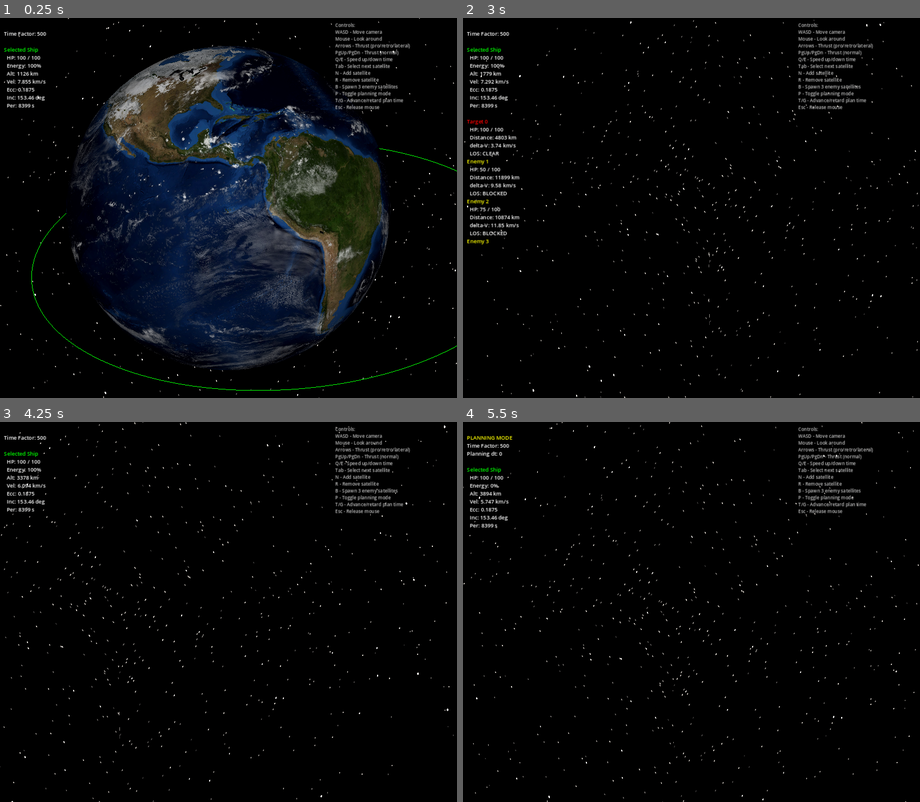
Above: before the commit, frames 1-4 (two rows, left to right).
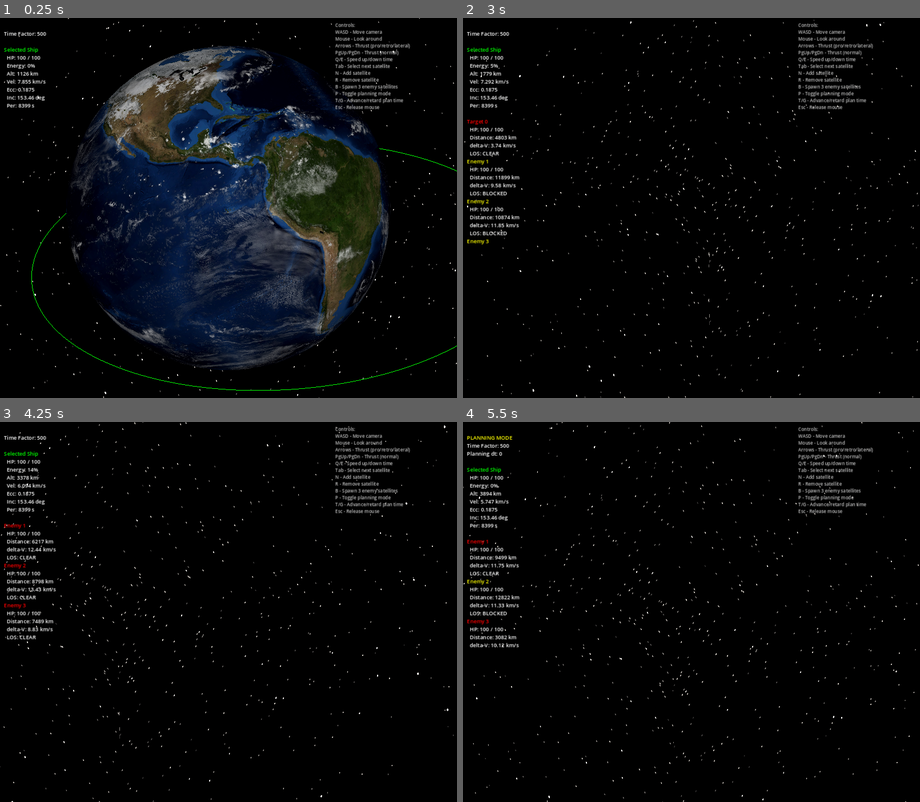
Above: after the commit, the same moments.

Repository: mellenburg/game
Game: Godot game, scene res://scenes/main.tscn
Same seed, same stepped clock (60 frames per second), same inputs: the game is played once before the commit and once after it.
Inputs (mouse positions are in pixels of both pictures, inside the frame that each line leads up to):
- Up to frame 1 (0.25 s): no input
- Up to frame 2 (3 s): tap Enter at 0.5 s; move the mouse to (714, 208) at 0.52 s; hold W (move_forward) from 0.53 s (still down); tap B (add_enemies) at 0.6 s; move the mouse to (668, 208) at 1.27 s; tap N (add_satellite) at 1.35 s; move the mouse to (700, 200) at 2.02 s; hold T (planning_advance) 2.03-2.78 s; move the mouse to (686, 215) at 2.77 s; tap G (planning_retard) at 2.85 s
- Up to frame 3 (4.25 s): keep holding W (move_forward); move the mouse to (260, 615) at 3.52 s; tap R (remove_satellite) at 3.6 s
- Up to frame 4 (5.5 s): keep holding W (move_forward); move the mouse to (654, 608) at 4.27 s; tap Tab (select_next) at 4.35 s; move the mouse to (696, 612) at 5.02 s; tap P (toggle_planning) at 5.1 s

The runs differ from the first frame. In frame 1, less than 0.1% of the frame differs, in the area x 6-9%, y 12-14%; in frame 2, less than 0.1%; in frame 3, 0.9%, in the area x 0-13%, y 12-58%; in frame 4, 0.9%.

Commit message:
Slower laser charge + 1800 sim-sec cooldown after firing
ENERGY_RATE_PER_SIM_SEC drops from 0.01 to 0.00007 (full charge in
~14_286 sim-seconds, ~28 real seconds at the default time_factor=500).
After firing, the weapon enters a 1800 sim-second cooldown that's
decremented in charge() by sim_delta — so time-factor scales the
cooldown the same way it scales every other in-sim duration.

Tests rewritten to reference ENERGY_RATE_PER_SIM_SEC instead of
hardcoded numbers, and the old "fire twice in series" path is
replaced with cooldown-blocks-followup and recovers-after-cooldown
cases that match the new gating.

Diff:
--- a/godot/scripts/weapons/laser_weapon.gd
+++ b/godot/scripts/weapons/laser_weapon.gd
@@ -8,21 +8,32 @@
 const LosCheck = preload("res://scripts/los_check.gd")
 
 const DAMAGE: float = 25.0
-# Fraction of full charge gained per simulated second. With time_factor
-# at the default ~500, this fully charges in ~0.2 real seconds; at
-# real-time (time_factor=1) it takes 100 s, matching the "100 ticks at
-# 1%" framing.
-const ENERGY_RATE_PER_SIM_SEC: float = 0.01
-# Fraction of full charge consumed per shot. Half a tank means a fully
-# charged weapon can fire twice in quick succession before having to
-# wait for recharge.
+# Fraction of full charge gained per simulated second. 0.00007 → full
+# charge takes ~14_286 sim-seconds (~28 real seconds at the default
+# time_factor=500). Time-factor scales sim_delta upstream, so holding
+# speed-up shortens the charge the same way it shortens orbital motion.
+const ENERGY_RATE_PER_SIM_SEC: float = 0.00007
+# Fraction of full charge consumed per shot. Half a tank means a freshly
+# off-cooldown weapon that's been sitting at full charge can in principle
+# fire twice — but the cooldown below is the dominant gate during play.
 const ENERGY_PER_SHOT: float = 0.5
+# Seconds of simulated time the weapon is locked out after firing. Like
+# the charge rate, this is in sim-seconds — at time_factor=500 a 1800 s
+# cooldown corresponds to 3.6 real seconds.
+const COOLDOWN_SIM_SEC: float = 1800.0
+
+var cooldown_remaining: float = 0.0
+
+
+func can_fire() -> bool:
+	return energy >= FULL_ENERGY and cooldown_remaining <= 0.0
 
 
 func charge(sim_delta: float) -> void:
 	if sim_delta <= 0.0:
 		return
 	energy = clampf(energy + ENERGY_RATE_PER_SIM_SEC * sim_delta, 0.0, FULL_ENERGY)
+	cooldown_remaining = maxf(cooldown_remaining - sim_delta, 0.0)
 
 
 func is_target_in_engagement_envelope(attacker, target) -> bool:
@@ -44,4 +55,5 @@
 		return false
 	target.take_damage(DAMAGE)
 	energy = maxf(energy - ENERGY_PER_SHOT, 0.0)
+	cooldown_remaining = COOLDOWN_SIM_SEC
 	return true
--- a/godot/tests/test_laser_weapon.gd
+++ b/godot/tests/test_laser_weapon.gd
@@ -48,22 +48,28 @@
 func test_charge_accumulates_with_sim_delta() -> void:
 	var w := LaserWeapon.new()
 	assert_close(w.energy, 0.0)
-	w.charge(10.0)  # 10 sim seconds * 0.01 = 0.1
+	# Drive in units of the configured rate so the test doesn't lie if the
+	# constant changes — what matters is that energy grows linearly with
+	# sim_delta.
+	var step := 1.0 / LaserWeapon.ENERGY_RATE_PER_SIM_SEC * 0.1  # 10% per step
+	w.charge(step)
 	assert_close(w.energy, 0.1)
-	w.charge(50.0)
+	w.charge(step * 5.0)
 	assert_close(w.energy, 0.6)
 
 
 func test_charge_clamps_at_full() -> void:
 	var w := LaserWeapon.new()
-	w.charge(10000.0)
+	w.charge(1.0e9)
 	assert_close(w.energy, 1.0)
 	assert_true(w.can_fire())
 
 
 func test_cannot_fire_below_full() -> void:
 	var w := LaserWeapon.new()
-	w.charge(50.0)  # 50%
+	# 50% charge — well below full.
+	var half := 0.5 / LaserWeapon.ENERGY_RATE_PER_SIM_SEC
+	w.charge(half)
 	var attacker := _make_player()
 	var target := _make_enemy(Vector3(EARTH_RADIUS_KM + 500.0, 1000.0, 0.0))
 	assert_false(w.can_fire())
@@ -73,30 +79,45 @@
 
 func test_fires_and_consumes_half_charge() -> void:
 	var w := LaserWeapon.new()
-	w.charge(10000.0)
+	w.charge(1.0e9)
 	var attacker := _make_player()
 	var target := _make_enemy(Vector3(EARTH_RADIUS_KM + 500.0, 1000.0, 0.0))
 	assert_true(w.fire(attacker, target))
 	assert_close(target.hp, 75.0)
 	assert_close(w.energy, 0.5)
+	assert_close(w.cooldown_remaining, LaserWeapon.COOLDOWN_SIM_SEC)
 
 
-func test_fully_charged_can_fire_twice_in_series() -> void:
+func test_cooldown_blocks_immediate_followup_shot() -> void:
+	# Even with energy left over, cooldown gates the next shot until the
+	# locked-out window passes.
 	var w := LaserWeapon.new()
-	w.charge(10000.0)
+	w.charge(1.0e9)
 	var attacker := _make_player()
 	var target := _make_enemy(Vector3(EARTH_RADIUS_KM + 500.0, 1000.0, 0.0))
 	assert_true(w.fire(attacker, target))
+	assert_false(w.can_fire())  # 50% energy, but cooldown active
+	assert_false(w.fire(attacker, target))
+	assert_close(target.hp, 75.0)
+
+
+func test_can_fire_again_after_cooldown_expires() -> void:
+	var w := LaserWeapon.new()
+	w.charge(1.0e9)
+	var attacker := _make_player()
+	var target := _make_enemy(Vector3(EARTH_RADIUS_KM + 500.0, 1000.0, 0.0))
+	assert_true(w.fire(attacker, target))
+	# Advance enough sim time to refill energy AND clear cooldown.
+	w.charge(1.0e9)
+	assert_close(w.cooldown_remaining, 0.0)
 	assert_true(w.can_fire())
 	assert_true(w.fire(attacker, target))
 	assert_close(target.hp, 50.0)
-	assert_close(w.energy, 0.0)
-	assert_false(w.can_fire())
 
 
 func test_does_not_engage_same_team() -> void:
 	var w := LaserWeapon.new()
-	w.charge(10000.0)
+	w.charge(1.0e9)
 	var attacker := _make_player()
 	var ally := _make_player(Vector3(EARTH_RADIUS_KM + 500.0, 1000.0, 0.0))
 	assert_false(w.is_target_in_engagement_envelope(attacker, ally))
@@ -107,7 +128,7 @@
 
 func test_does_not_engage_when_los_blocked() -> void:
 	var w := LaserWeapon.new()
-	w.charge(10000.0)
+	w.charge(1.0e9)
 	# Antipodal: ray passes through Earth.
 	var attacker := _make_player(Vector3(EARTH_RADIUS_KM + 500.0, 0.0, 0.0))
 	var enemy := _make_enemy(Vector3(-(EARTH_RADIUS_KM + 500.0), 0.0, 0.0))
@@ -118,7 +139,7 @@
 
 func test_does_not_engage_dead_target() -> void:
 	var w := LaserWeapon.new()
-	w.charge(10000.0)
+	w.charge(1.0e9)
 	var attacker := _make_player()
 	var enemy := _make_enemy(Vector3(EARTH_RADIUS_KM + 500.0, 1000.0, 0.0))
 	enemy.alive = false
@@ -131,7 +152,7 @@
 	var enemy := _make_enemy(Vector3(EARTH_RADIUS_KM + 500.0, 1000.0, 0.0))
 	for _i in range(4):
 		var w := LaserWeapon.new()
-		w.charge(10000.0)  # full charge each shot
+		w.charge(1.0e9)  # full charge each shot
 		assert_true(w.fire(attacker, enemy))
 	assert_close(enemy.hp, 0.0)
 	assert_false(enemy.alive)
